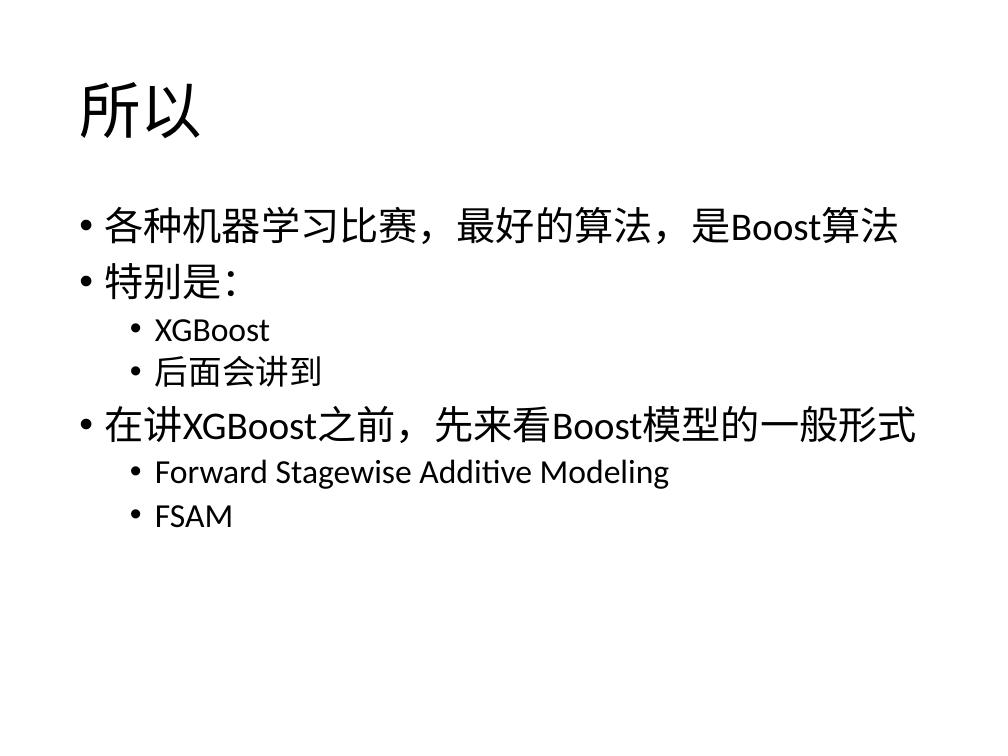
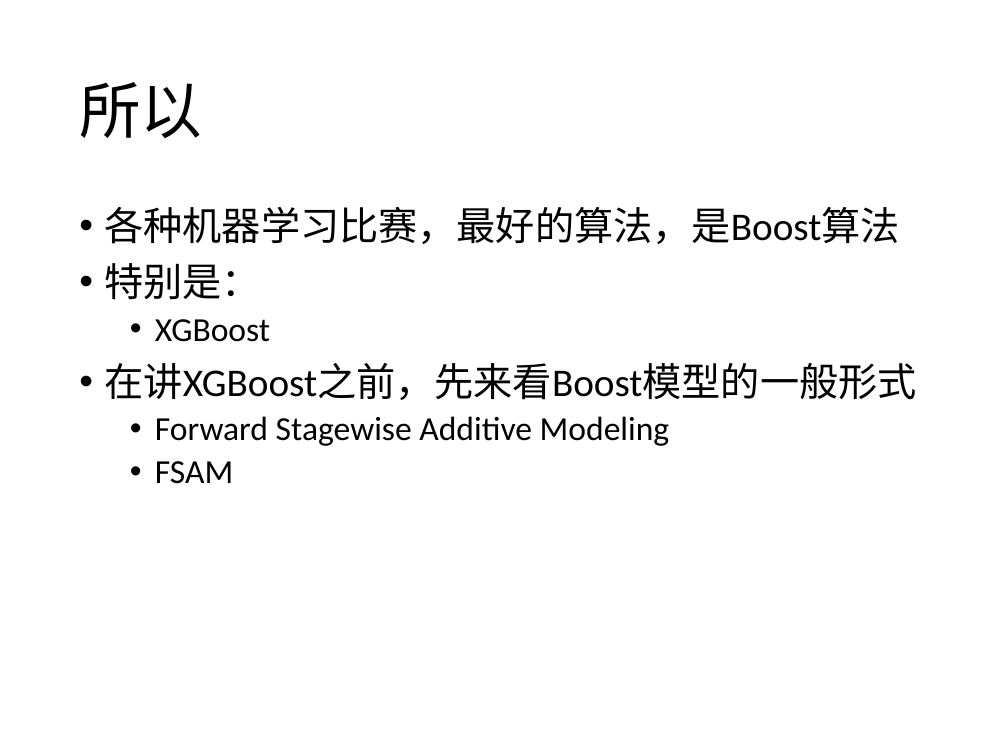
Before and after one commit to yishuai/bigalgo, a slide deck: slide 35 of ppt/13-ml-misc.pptx. Drawn at 1008x756 pixels with LibreOffice and Linux fonts; fonts in the diff are those of the drawing. Boxes give left, top, right and bottom in pixels: in the first picture for what was removed or moved away, otherwise in the second. Text is boxed around its words. In the diff, an @@ line names an element or a change of style, - is before the commit and + after.

```diff
--- a/ppt/13-ml-misc.pptx
+++ b/ppt/13-ml-misc.pptx
@@ text at <box>155,355,323,387</box>: paragraph removed @@
-  • 后面会讲到
```
Also in this commit, not shown: 3 other slides changed, 21 other files.
